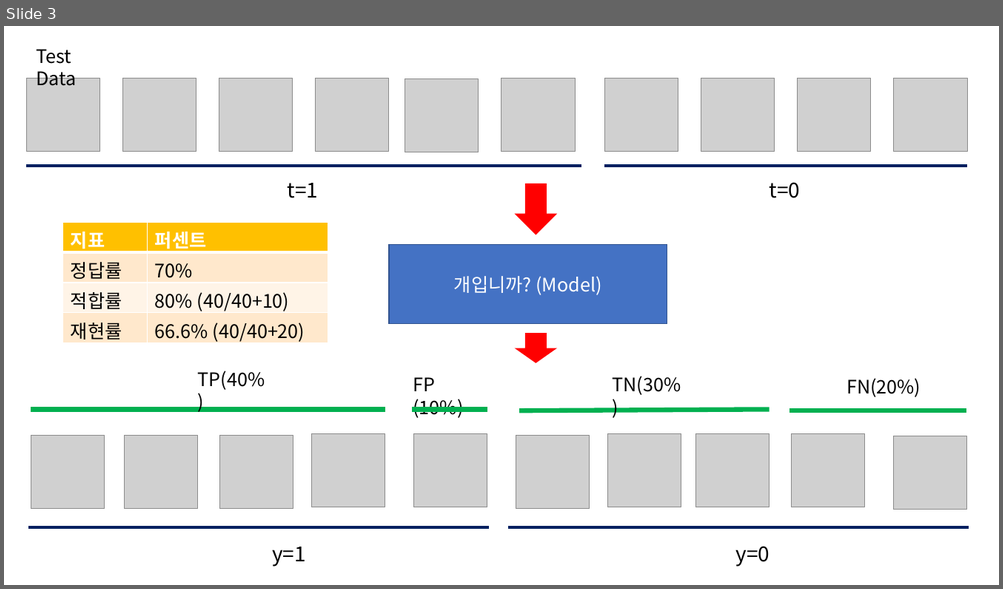
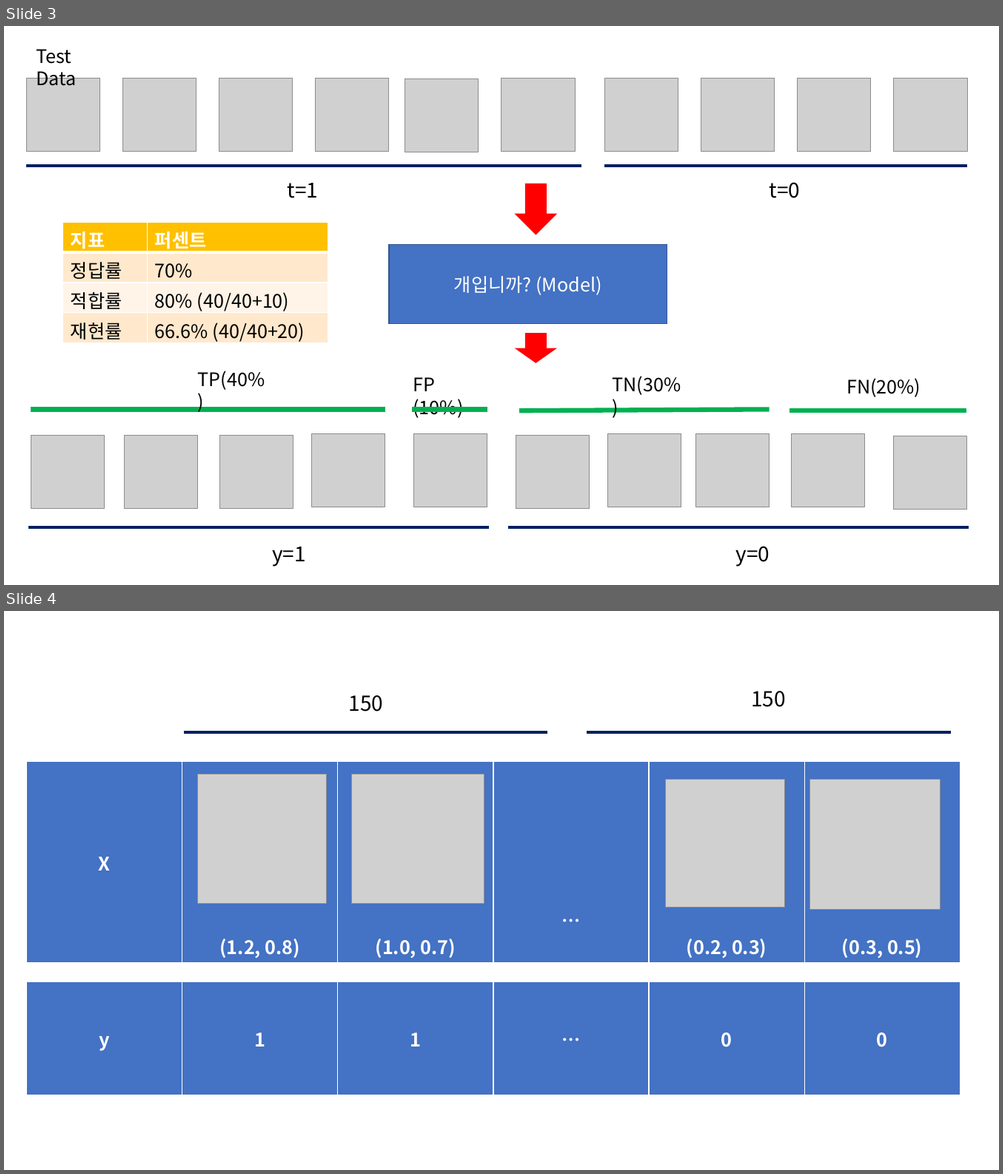
Before and after one commit to bn3monkey/MachineLearning, a slide deck: 3_7_model_evaluation/model_evaluation.pptx. Shown one above the other, each under a label of ours: slide 3 before the commit, slides 3 and 4 after it. The pictures are 1003x589 and 1003x1174 pixels, drawn with LibreOffice and Linux fonts; fonts in the diff are those of the drawing; grey boxes stand for pictures. Boxes give left, top, right and bottom in pixels: in the first picture for what was removed or moved away, otherwise in the second. Text is boxed around its words. In the diff, an @@ line names an element or a change of style, - is before the commit and + after.

```diff
--- a/3_7_model_evaluation/model_evaluation.pptx
+++ b/3_7_model_evaluation/model_evaluation.pptx
@@ slide 4 added at bbox=[4, 611, 999, 1170], background #FFFFFF @@
@@ text added at bbox=[349, 695, 384, 712], 20 pt, text #000000 @@
+150
@@ text added at bbox=[751, 691, 785, 707], 20 pt, text #000000 @@
+150
@@ line added from (184, 732) to (548, 732), #002060 3 pt @@
@@ line added from (586, 732) to (950, 732), #002060 3 pt @@
@@ table added at bbox=[26, 762, 958, 964], 1 rows, 6 columns @@
+X | (1.2, 0.8) | (1.0, 0.7) | … | (0.2, 0.3) | (0.3, 0.5)
@@ picture added at bbox=[197, 774, 327, 903] @@
@@ picture added at bbox=[351, 774, 484, 903] @@
@@ picture added at bbox=[666, 780, 785, 908] @@
@@ picture added at bbox=[810, 780, 939, 909] @@
@@ table added at bbox=[26, 982, 958, 1096], 1 rows, 6 columns @@
+y | 1 | 1 | … | 0 | 0
```
Also in this commit, not shown: 3 other slides added, 5 other files.
